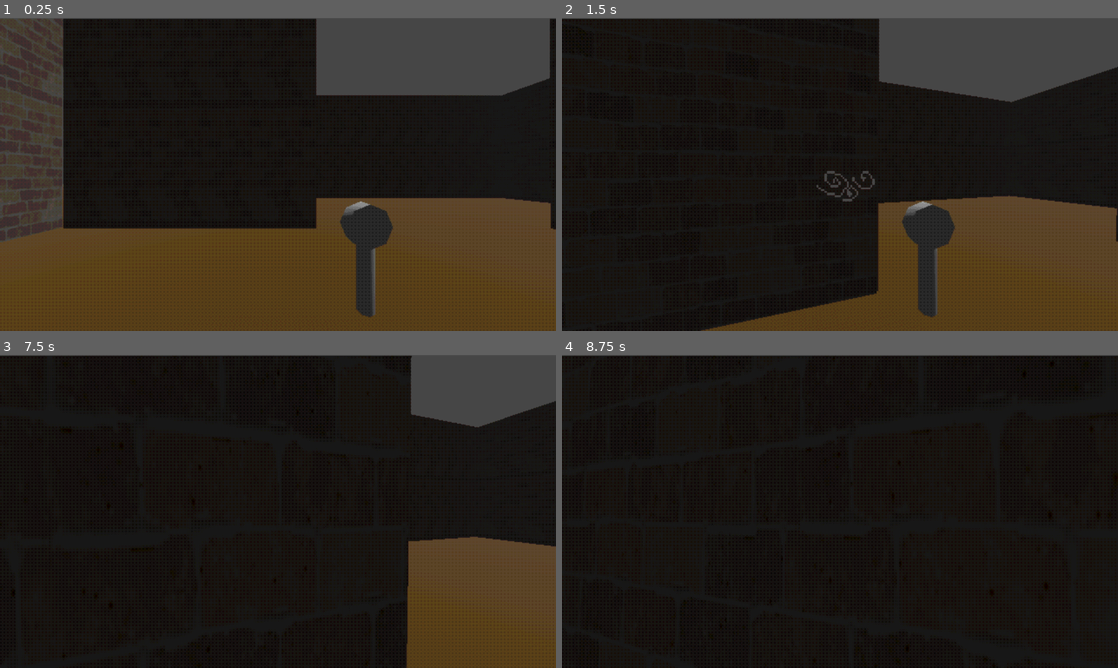
Above: before the commit, frames 1-4 (two rows, left to right).
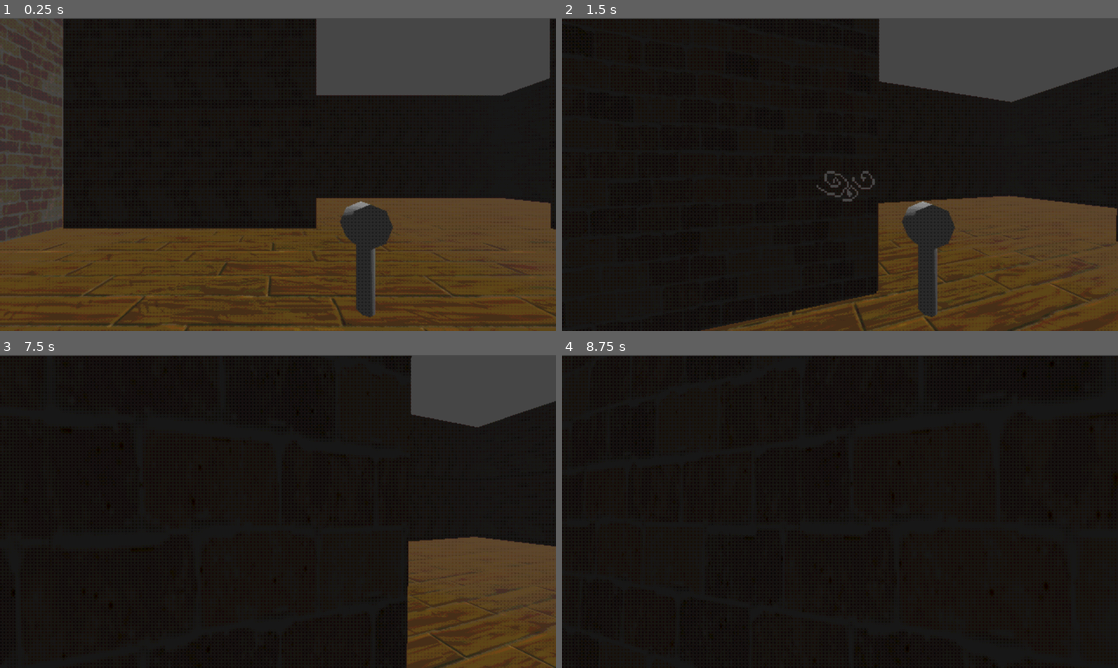
Above: after the commit, the same moments.

Repository: electrp/ggj25
Game: Godot game, scene res://levels/lvl_Room1.tscn
The game is run twice, just before and just after one commit, with the same random seed, the same clock (stepped at 60 frames per second) and the same inputs. This scene is started directly instead of the project's main scene.
Inputs (mouse positions are in pixels of both pictures, inside the frame that each line leads up to):
- Up to frame 1 (0.25 s): no input
- Up to frame 2 (1.5 s): move the mouse to (834, 180) at 0.52 s; press the mouse at (834, 180) at 0.53 s; hold Up (ui_up) from 0.53 s (still down); tap Space (ui_accept) at 0.77 s; move the mouse to (878, 177) at 1.27 s; release the mouse at (878, 177) at 1.28 s; click (878, 177) at 1.35 s
- Up to frame 3 (7.5 s): tap Space (ui_accept) at 1.52, 3.02, 3.77, 4.25, 4.52, 5.75, 6.02, 6.77 s; move the mouse to (233, 508) at 2.02 s; press the mouse at (233, 508) at 2.03 s; tap Enter at 2.75 s; move the mouse to (283, 511) at 2.77 s; release Up (ui_up) at 2.78 s; release the mouse at (283, 511) at 2.78 s; hold Left (ui_left) 2.78-3.53 s; click (283, 511) at 2.85 s; move the mouse to (255, 505) at 3.52 s; press the mouse at (255, 505) at 3.53 s; hold Up (ui_up) 3.53-5.78 s; move the mouse to (305, 511) at 4.27 s; release the mouse at (305, 511) at 4.28 s; click (305, 511) at 4.35 s; move the mouse to (250, 511) at 5.02 s; press the mouse at (250, 511) at 5.03 s; move the mouse to (289, 505) at 5.77 s; release the mouse at (289, 505) at 5.78 s; hold Right (ui_right) 5.78-6.53 s; click (289, 505) at 5.85 s; move the mouse to (272, 517) at 6.52 s; press the mouse at (272, 517) at 6.53 s; hold Up (ui_up) from 6.53 s (still down); move the mouse to (316, 514) at 7.27 s; release the mouse at (316, 514) at 7.28 s; click (316, 514) at 7.35 s
- Up to frame 4 (8.75 s): keep holding Up (ui_up); tap Space (ui_accept) at 7.52, 8 s; move the mouse to (795, 508) at 8.02 s; press the mouse at (795, 508) at 8.03 s

The runs differ from the first frame. In frame 1, 0.7% of the frame differs, in the area x 4-100%, y 72-100%; in frame 2, 0.3%; in frame 3, 0.2%; in frame 4, nothing differs.

Commit message:
Fix the floor

Diff:
--- a/ggj25/assets/materials/mat_Floor.tres
+++ b/ggj25/assets/materials/mat_Floor.tres
@@ -5,5 +5,4 @@
 [resource]
 albedo_texture = ExtResource("1_jrp6g")
 uv1_scale = Vector3(15, 15, 15)
-uv1_triplanar = true
 uv1_world_triplanar = true
